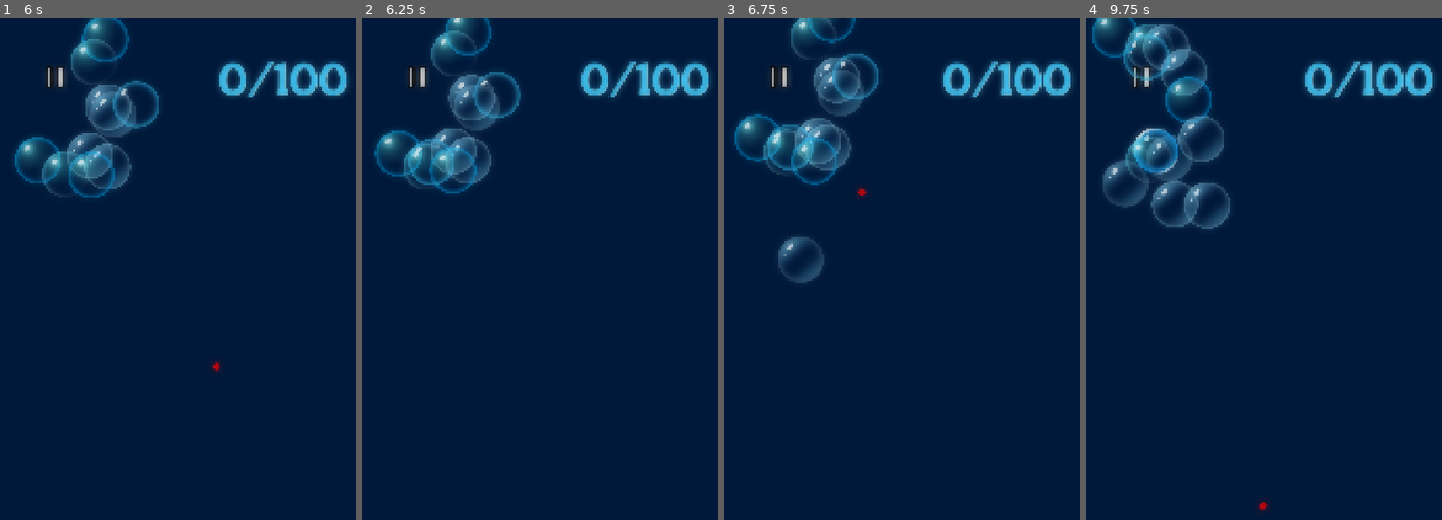
Above: before the commit, frames 1-4 (left to right).
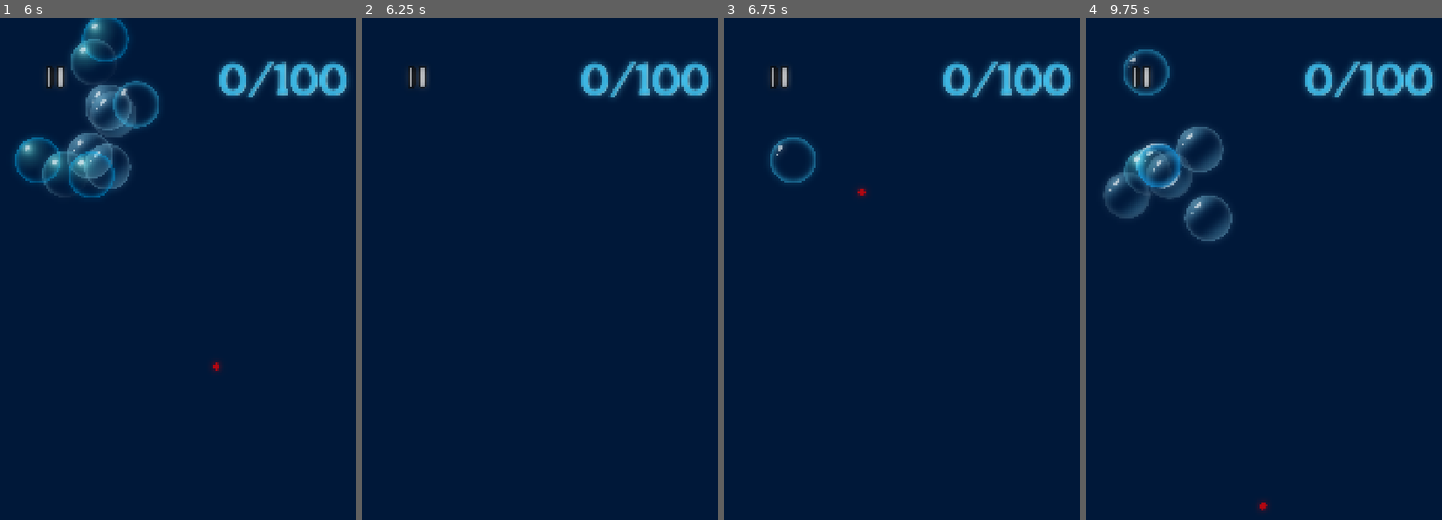
Above: after the commit, the same moments.

Repository: HybridAU/bubble-pop
Game: Godot game, scene res://menus/main_menu.tscn
The game is run twice, just before and just after one commit, with the same random seed, the same clock (stepped at 60 frames per second) and the same inputs.
Inputs (mouse positions are in pixels of both pictures, inside the frame that each line leads up to):
- Up to frame 1 (6 s): click "Start game" at 0.5 s; move the mouse to (281, 329) at 1.27 s; click (281, 329) at 1.42 s; move the mouse to (117, 399) at 2.02 s; click (117, 399) at 2.17 s; move the mouse to (234, 213) at 2.77 s; click (234, 213) at 2.92 s; move the mouse to (178, 504) at 3.52 s; click (178, 504) at 3.67 s; move the mouse to (313, 469) at 4.27 s; click (313, 469) at 4.42 s; move the mouse to (78, 263) at 5.02 s; click (78, 263) at 5.17 s; move the mouse to (217, 364) at 5.77 s; click (217, 364) at 5.92 s
- Up to frame 2 (6.25 s): no input
- Up to frame 3 (6.75 s): move the mouse to (862, 193) at 6.52 s; click (862, 193) at 6.67 s
- Up to frame 4 (9.75 s): move the mouse to (1367, 329) at 7.27 s; click (1367, 329) at 7.42 s; move the mouse to (1203, 399) at 8.02 s; click (1203, 399) at 8.17 s; move the mouse to (1320, 213) at 8.77 s; click (1320, 213) at 8.92 s; move the mouse to (1264, 504) at 9.52 s; click (1264, 504) at 9.67 s

Frame 1 is identical in both runs. In frame 2, 4.8% of the frame differs, in the area x 3-45%, y 0-35%; in frame 3, 5.0%; in frame 4, 6.5%, in the area x 1-42%, y 0-45%.

Commit message:
Update button styles

Diff:
--- a/menus/pause_menu.tscn
+++ b/menus/pause_menu.tscn
@@ -3,6 +3,7 @@
 [ext_resource type="Script" uid="uid://dkt0iyom40qbm" path="res://scripts/pause_menu.gd" id="1_p1qj3"]
 [ext_resource type="Shader" uid="uid://cdhvgjw807yi1" path="res://menus/pause_menu.gdshader" id="1_s0u37"]
 [ext_resource type="Texture2D" uid="uid://diq0ofpmci877" path="res://assets/UI/Icon_Small_Blank_Pause.png" id="2_0wv6w"]
+[ext_resource type="FontFile" uid="uid://l3g7clglucve" path="res://assets/Fonts/BubblegumSans-Regular.ttf" id="4_qlf07"]
 
 [sub_resource type="RectangleShape2D" id="RectangleShape2D_0wv6w"]
 size = Vector2(40, 45)
@@ -10,6 +11,35 @@
 [sub_resource type="ShaderMaterial" id="ShaderMaterial_p1qj3"]
 shader = ExtResource("1_s0u37")
 shader_parameter/lod = 0.490000023275
+
+[sub_resource type="StyleBoxFlat" id="StyleBoxFlat_ybqm1"]
+bg_color = Color(1, 1, 1, 1)
+corner_radius_top_left = 16
+corner_radius_top_right = 16
+corner_radius_bottom_right = 16
+corner_radius_bottom_left = 16
+shadow_color = Color(0, 0, 0, 0.53333336)
+shadow_offset = Vector2(0, 4)
+
+[sub_resource type="StyleBoxFlat" id="StyleBoxFlat_mtdpf"]
+bg_color = Color(0.7176471, 0.8627451, 0.85490197, 1)
+corner_radius_top_left = 16
+corner_radius_top_right = 16
+corner_radius_bottom_right = 16
+corner_radius_bottom_left = 16
+shadow_color = Color(0, 0, 0, 0.53333336)
+shadow_offset = Vector2(0, 4)
+
+[sub_resource type="StyleBoxFlat" id="StyleBoxFlat_emjh3"]
+bg_color = Color(0.88235295, 1, 1, 1)
+corner_radius_top_left = 16
+corner_radius_top_right = 16
+corner_radius_bottom_right = 16
+corner_radius_bottom_left = 16
+shadow_color = Color(0, 0, 0, 0.53333336)
+shadow_offset = Vector2(0, 4)
+
+[sub_resource type="StyleBoxEmpty" id="StyleBoxEmpty_x6afj"]
 
 [sub_resource type="Animation" id="Animation_0wv6w"]
 length = 0.001
@@ -124,24 +154,58 @@
 anchor_top = 0.5
 anchor_right = 0.5
 anchor_bottom = 0.5
-offset_left = -32.5
+offset_left = -149.0
 offset_top = -50.5
-offset_right = 32.5
+offset_right = 149.0
 offset_bottom = 50.5
 grow_horizontal = 2
 grow_vertical = 2
-
-[node name="ResumeButton" type="Button" parent="CanvasLayer/Panel/VBoxContainer" unique_id=505408248]
+theme_override_constants/separation = 32
+
+[node name="ResumeButton" type="Button" parent="CanvasLayer/Panel/VBoxContainer" unique_id=279821099]
 layout_mode = 2
+size_flags_vertical = 3
+theme_override_colors/font_color = Color(0, 0, 0, 1)
+theme_override_colors/font_focus_color = Color(0, 0, 0, 1)
+theme_override_colors/font_pressed_color = Color(0, 0, 0, 1)
+theme_override_colors/font_hover_color = Color(0, 0, 0, 1)
+theme_override_fonts/font = ExtResource("4_qlf07")
+theme_override_font_sizes/font_size = 42
+theme_override_styles/normal = SubResource("StyleBoxFlat_ybqm1")
+theme_override_styles/pressed = SubResource("StyleBoxFlat_mtdpf")
+theme_override_styles/hover = SubResource("StyleBoxFlat_emjh3")
+theme_override_styles/focus = SubResource("StyleBoxEmpty_x6afj")
 text = "Resume"
 
-[node name="RestartButton" type="Button" parent="CanvasLayer/Panel/VBoxContainer" unique_id=861381056]
+[node name="RestartButton" type="Button" parent="CanvasLayer/Panel/VBoxContainer" unique_id=1186080237]
 layout_mode = 2
-text = "Restart"
-
-[node name="QuitButton" type="Button" parent="CanvasLayer/Panel/VBoxContainer" unique_id=1703315573]
+size_flags_vertical = 3
+theme_override_colors/font_color = Color(0, 0, 0, 1)
+theme_override_colors/font_focus_color = Color(0, 0, 0, 1)
+theme_override_colors/font_pressed_color = Color(0, 0, 0, 1)
+theme_override_colors/font_hover_color = Color(0, 0, 0, 1)
+theme_override_fonts/font = ExtResource("4_qlf07")
+theme_override_font_sizes/font_size = 42
+theme_override_styles/normal = SubResource("StyleBoxFlat_ybqm1")
+theme_override_styles/pressed = SubResource("StyleBoxFlat_mtdpf")
+theme_override_styles/hover = SubResource("StyleBoxFlat_emjh3")
+theme_override_styles/focus = SubResource("StyleBoxEmpty_x6afj")
+text = "Restart Level"
+
+[node name="MainMenuButton" type="Button" parent="CanvasLayer/Panel/VBoxContainer" unique_id=817242019]
 layout_mode = 2
-text = "Quit"
+size_flags_vertical = 3
+theme_override_colors/font_color = Color(0, 0, 0, 1)
+theme_override_colors/font_focus_color = Color(0, 0, 0, 1)
+theme_override_colors/font_pressed_color = Color(0, 0, 0, 1)
+theme_override_colors/font_hover_color = Color(0, 0, 0, 1)
+theme_override_fonts/font = ExtResource("4_qlf07")
+theme_override_font_sizes/font_size = 42
+theme_override_styles/normal = SubResource("StyleBoxFlat_ybqm1")
+theme_override_styles/pressed = SubResource("StyleBoxFlat_mtdpf")
+theme_override_styles/hover = SubResource("StyleBoxFlat_emjh3")
+theme_override_styles/focus = SubResource("StyleBoxEmpty_x6afj")
+text = "Main Menu"
 
 [node name="PauseAnimation" type="AnimationPlayer" parent="CanvasLayer" unique_id=1920504847]
 root_node = NodePath("../..")
@@ -150,4 +214,4 @@
 [connection signal="body_entered" from="Area2D" to="." method="_on_area_2d_body_entered"]
 [connection signal="pressed" from="CanvasLayer/Panel/VBoxContainer/ResumeButton" to="." method="_on_resume_button_pressed"]
 [connection signal="pressed" from="CanvasLayer/Panel/VBoxContainer/RestartButton" to="." method="_on_restart_button_pressed"]
-[connection signal="pressed" from="CanvasLayer/Panel/VBoxContainer/QuitButton" to="." method="_on_quit_button_pressed"]
+[connection signal="pressed" from="CanvasLayer/Panel/VBoxContainer/MainMenuButton" to="." method="_on_main_menu_button_pressed"]
--- a/scripts/pause_menu.gd
+++ b/scripts/pause_menu.gd
@@ -23,7 +23,7 @@
 	resume()
 	get_tree().reload_current_scene()
 
-func _on_quit_button_pressed() -> void:
+func _on_main_menu_button_pressed() -> void:
 	resume()
 	get_tree().change_scene_to_file("res://menus/main_menu.tscn")
 
